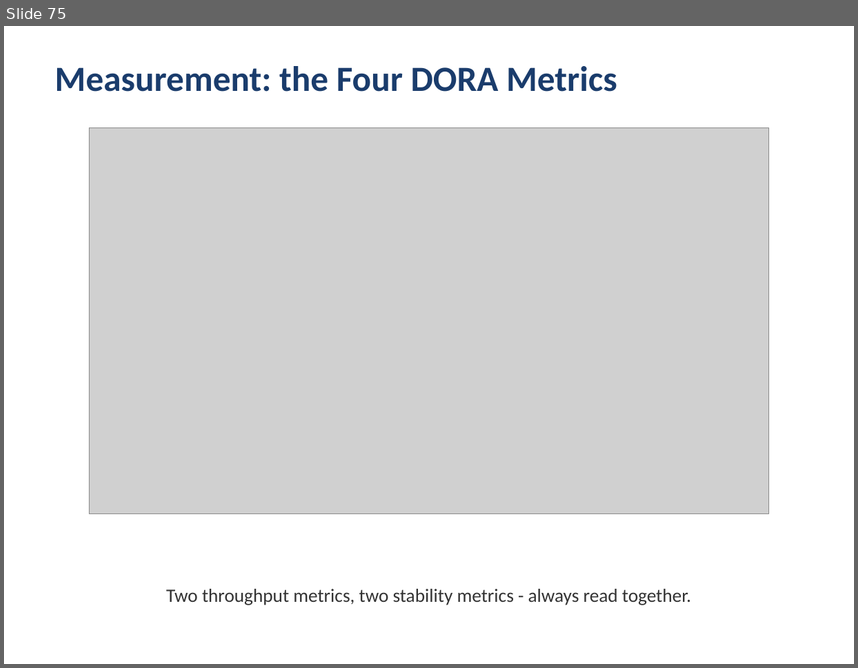
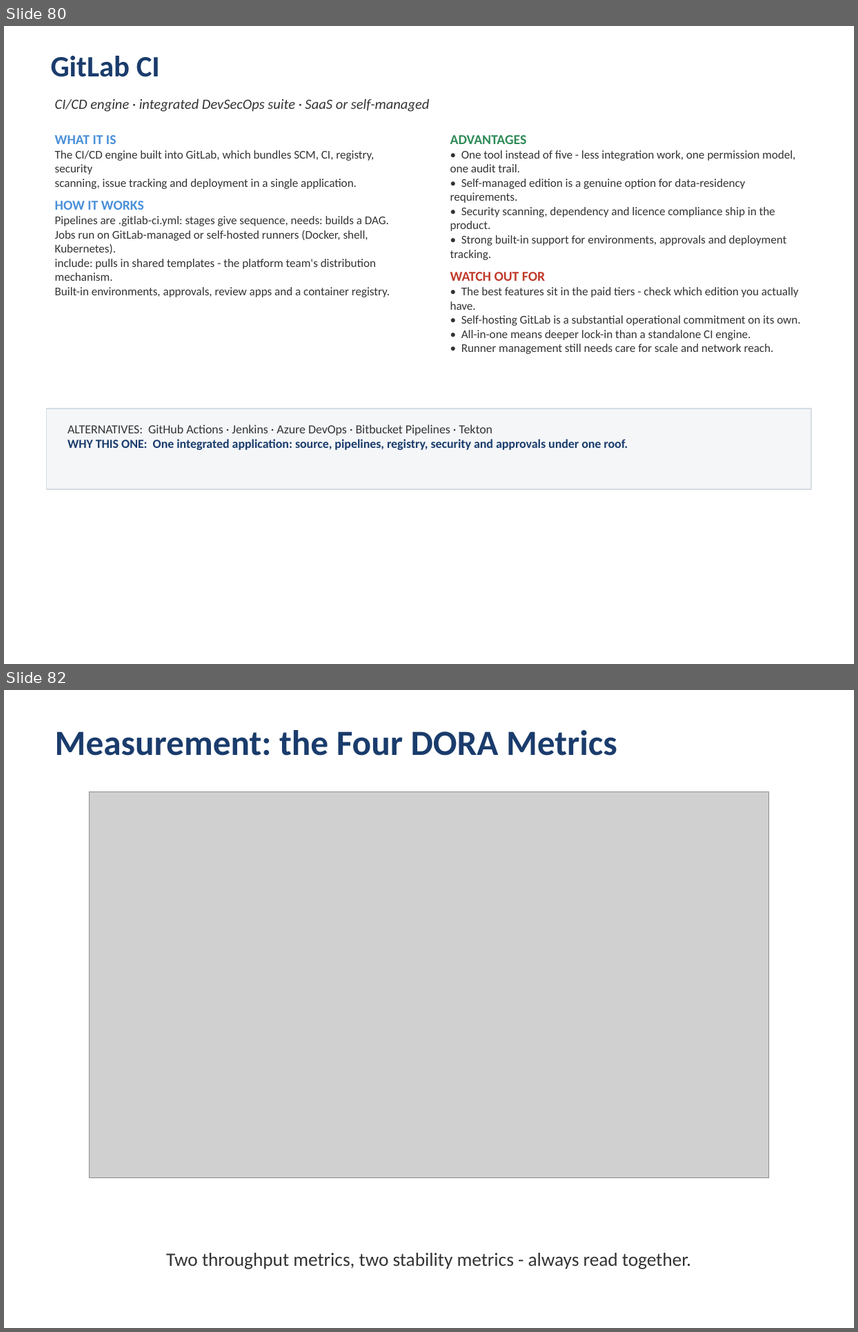
Before and after one commit to kumbulanit/devopsplaformngr, a slide deck: slides/DevOps-PlatformEngineering-Day1.pptx. Shown one above the other, each under a label of ours: slide 75 before the commit, slides 80 and 82 after it; the slides between them are not shown. The pictures are 858x668 and 858x1332 pixels, drawn with LibreOffice and Linux fonts; fonts in the diff are those of the drawing; grey boxes stand for pictures. Boxes give left, top, right and bottom in pixels: in the first picture for what was removed or moved away, otherwise in the second. Text is boxed around its words. In the diff, an @@ line names an element or a change of style, - is before the commit and + after.

```diff
--- a/slides/DevOps-PlatformEngineering-Day1.pptx
+++ b/slides/DevOps-PlatformEngineering-Day1.pptx
@@ slide 80 added at box(4, 26, 854, 664), background #FFFFFF @@
@@ text added at box(51, 56, 160, 77), 25 pt, text #1A3C6C, bold @@
+GitLab CI
@@ text added at box(55, 98, 429, 112), 12 pt, text #333333, italic @@
+CI/CD engine · integrated DevSecOps suite · SaaS or self-managed
@@ text added at box(55, 135, 390, 297), 10 pt, text #333333 @@
+WHAT IT IS
+The CI/CD engine built into GitLab, which bundles SCM, CI, registry, security
+scanning, issue tracking and deployment in a single application.
+HOW IT WORKS
+Pipelines are .gitlab-ci.yml: stages give sequence, needs: builds a DAG.
+Jobs run on GitLab-managed or self-hosted runners (Docker, shell, Kubernetes).
+include: pulls in shared templates - the platform team's distribution mechanism.
+Built-in environments, approvals, review apps and a container registry.
@@ text added at box(450, 135, 800, 354), 10 pt, text #333333 @@
+ADVANTAGES
+• One tool instead of five - less integration work, one permission model, one audit trail.
+• Self-managed edition is a genuine option for data-residency requirements.
+• Security scanning, dependency and licence compliance ship in the product.
+• Strong built-in support for environments, approvals and deployment tracking.
+WATCH OUT FOR
+• The best features sit in the paid tiers - check which edition you actually have.
+• Self-hosting GitLab is a substantial operational commitment on its own.
+• All-in-one means deeper lock-in than a standalone CI engine.
+• Runner management still needs care for scale and network reach.
@@ rectangle added at box(47, 408, 811, 489), fill #F4F6F8, outline #D5DDE5 1 pt @@
@@ text added at box(67, 424, 628, 450), 10.5 pt, text #1A3C6C, bold @@
+ALTERNATIVES: GitHub Actions · Jenkins · Azure DevOps · Bitbucket Pipelines · Tekton
+WHY THIS ONE: One integrated application: source, pipelines, registry, security and approvals under one roof.
@@ what was slide 75 is now slide 82 @@
```
Also in this commit, not shown: 16 other slides added, 1 other file.
